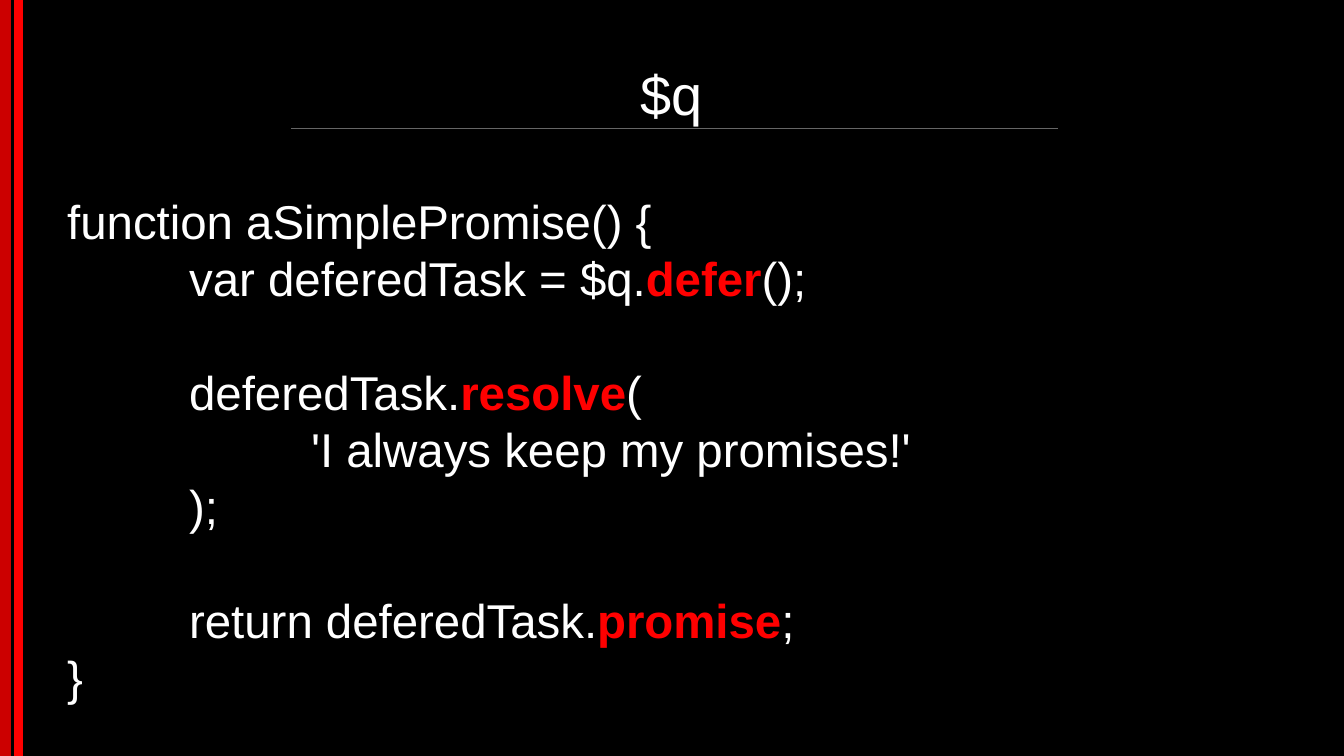
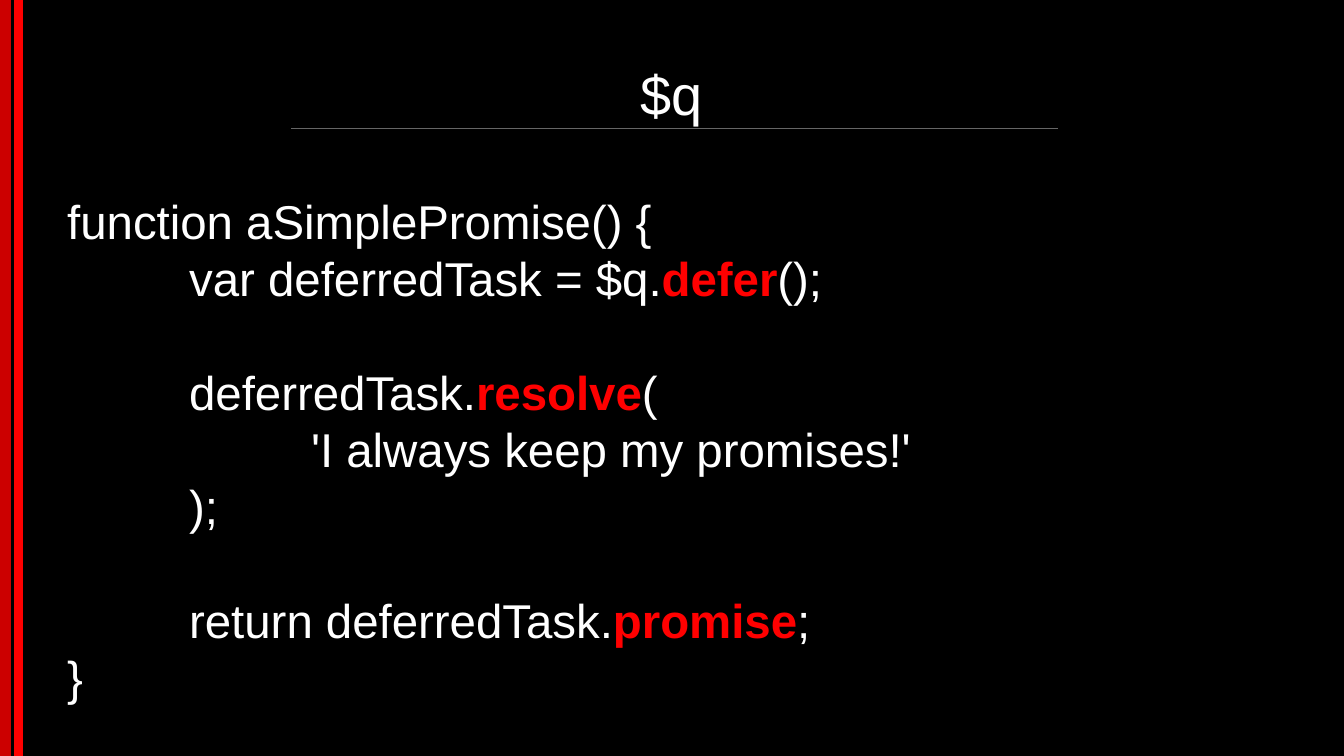
Before and after one commit to vmlf01/promiseSamples, a slide deck: slide 15 of presentation/promises_the_tao_of_angular.odp (slide 14 before the commit). Drawn at 1344x756 pixels with LibreOffice and Linux fonts; fonts in the diff are those of the drawing. Boxes give left, top, right and bottom in pixels: in the first picture for what was removed or moved away, otherwise in the second. Text is boxed around its words. In the diff, an @@ line names an element or a change of style, - is before the commit and + after.

```diff
--- a/presentation/promises_the_tao_of_angular.odp
+++ b/presentation/promises_the_tao_of_angular.odp
@@ subtitle at bbox=[189, 261, 822, 420]: text changed @@
-var deferedTask = $q.defer();
-deferedTask.resolve(
+var deferredTask = $q.defer();
+deferredTask.resolve(
@@ subtitle at bbox=[189, 603, 810, 648]: text changed @@
-return deferedTask.promise;
+return deferredTask.promise;
```
Also in this commit, not shown: 1 other slide changed, 1 slide added, 1 other file.
